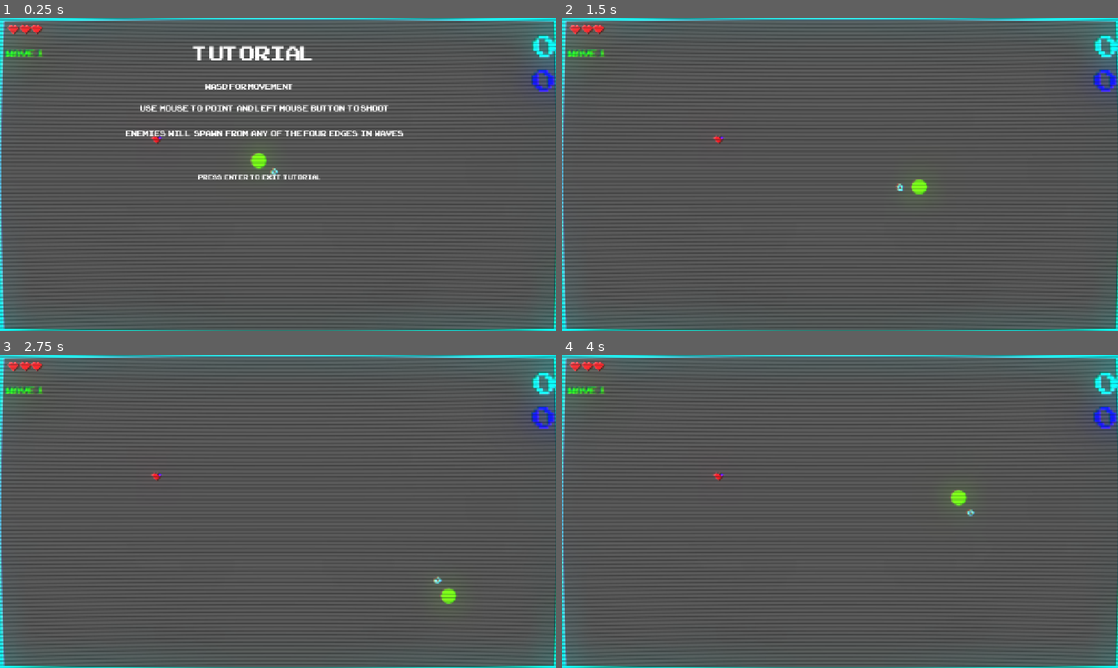
Above: before the commit, frames 1-4 (two rows, left to right).
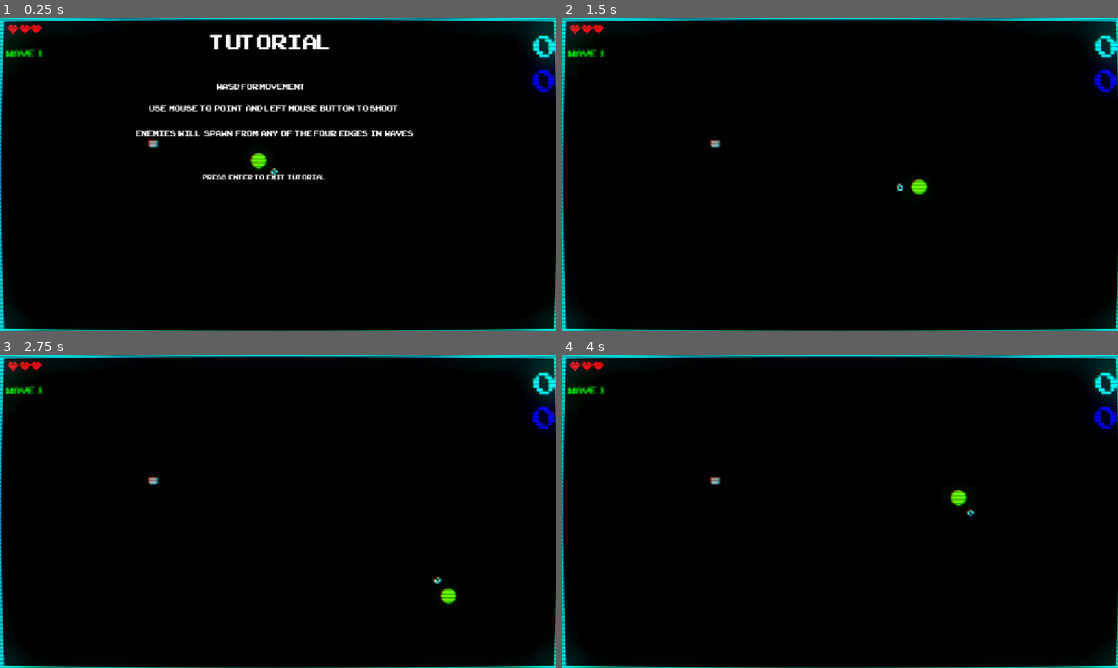
Above: after the commit, the same moments.

Repository: ktosox/GWJ80
Game: Godot game, scene res://level/test_level.tscn
Two runs of this game, one before a commit and one after it. Both use one fixed random seed, a clock stepped at 60 frames per second and the inputs below.
Inputs (mouse positions are in pixels of both pictures, inside the frame that each line leads up to):
- Up to frame 1 (0.25 s): no input
- Up to frame 2 (1.5 s): tap Enter (tutorial_exit) at 0.5 s; move the mouse to (962, 158) at 0.52 s; press the mouse at (962, 158) at 0.53 s; hold D (right) 0.53-1.28 s; move the mouse to (728, 190) at 1.27 s; release the mouse at (728, 190) at 1.28 s; hold Down (down) from 1.28 s (still down); click (728, 190) at 1.35 s
- Up to frame 3 (2.75 s): move the mouse to (333, 442) at 2.02 s; release Down (down) at 2.03 s; press the mouse at (333, 442) at 2.03 s; hold D (right) from 2.03 s (still down)
- Up to frame 4 (4 s): move the mouse to (812, 574) at 2.77 s; release D (right) at 2.78 s; release the mouse at (812, 574) at 2.78 s; hold W (up) 2.78-3.53 s; click (812, 574) at 2.85 s; move the mouse to (1006, 558) at 3.52 s; press the mouse at (1006, 558) at 3.53 s; hold A (left) from 3.53 s (still down)

The runs differ from the first frame. In frame 1, 99% of the frame differs, in the area x 0-100%, y 0-100%; in frame 2, 100%; in frame 3, 100%; in frame 4, 100%.

Commit message:
fixing up bugs

Diff:
--- a/Game/UI/tutorial/tutorial.tscn
+++ b/Game/UI/tutorial/tutorial.tscn
@@ -16,22 +16,25 @@
 offset_bottom = 40.0
 
 [node name="title" type="Label" parent="ui"]
-layout_mode = 0
-offset_left = 446.0
-offset_top = 49.0
-offset_right = 728.0
-offset_bottom = 114.0
+layout_mode = 1
+anchors_preset = 5
+anchor_left = 0.5
+anchor_right = 0.5
+offset_left = 465.0
+offset_top = 23.0
+offset_right = 747.0
+offset_bottom = 88.0
+grow_horizontal = 2
 theme_override_fonts/font = ExtResource("1_dqavn")
 text = "Tutorial"
 label_settings = SubResource("LabelSettings_1kcp8")
-horizontal_alignment = 1
 vertical_alignment = 1
 
 [node name="movement" type="Label" parent="ui"]
 layout_mode = 0
-offset_left = 472.0
+offset_left = 499.0
 offset_top = 144.0
-offset_right = 677.0
+offset_right = 704.0
 offset_bottom = 169.0
 theme_override_fonts/font = ExtResource("1_dqavn")
 theme_override_font_sizes/font_size = 24
@@ -39,9 +42,9 @@
 
 [node name="shooting" type="Label" parent="ui"]
 layout_mode = 0
-offset_left = 322.0
+offset_left = 343.0
 offset_top = 194.0
-offset_right = 895.0
+offset_right = 916.0
 offset_bottom = 226.0
 theme_override_fonts/font = ExtResource("1_dqavn")
 theme_override_font_sizes/font_size = 24
@@ -49,18 +52,18 @@
 
 [node name="enemies" type="Label" parent="ui"]
 layout_mode = 0
-offset_left = 289.0
+offset_left = 312.0
 offset_top = 252.0
-offset_right = 930.0
+offset_right = 953.0
 offset_bottom = 292.0
 theme_override_fonts/font = ExtResource("1_dqavn")
 theme_override_font_sizes/font_size = 24
 text = "Enemies  will  spawn  from  any  of  the four  edges  in  waves "
 
 [node name="Label" type="Label" parent="."]
-offset_left = 456.0
+offset_left = 466.0
 offset_top = 356.0
-offset_right = 732.0
+offset_right = 754.0
 offset_bottom = 392.0
 theme_override_fonts/font = ExtResource("1_dqavn")
 theme_override_font_sizes/font_size = 20
--- a/Game/UI/ui.tscn
+++ b/Game/UI/ui.tscn
@@ -145,4 +145,3 @@
 grow_horizontal = 2
 grow_vertical = 2
 mouse_filter = 2
-color = Color(0, 0, 0, 1)
--- a/Game/enemy/enemy_spawner.gd
+++ b/Game/enemy/enemy_spawner.gd
@@ -21,7 +21,7 @@
 		#random_enemy = randi_range(0, 2)
 	#
 	#get_enemy(random_enemy, spawn_pick_up)
-	var chosen_enemy_package = all_enemy_packages[max(0,wave-2+randi()%2)]
+	var chosen_enemy_package = all_enemy_packages[min(max(0,wave-2+randi()%2), 3)]
 	chosen_enemy_package.spawn_pick_up = spawn_pick_up
 	var new_enemy = create_enemy_from_package(chosen_enemy_package)
 	await get_tree().create_timer(0.5).timeout # give it a moment to prevent an error
--- a/Game/level/test_level.gd
+++ b/Game/level/test_level.gd
@@ -20,6 +20,7 @@
 	#print($enemy_spawners.get_child_count())
 	GameManager.set_health(3)
 	GameManager.set_score(0)
+	GameManager.pick_up_enabled =false
 	Global.load_game()
 
 	ui.get_node("Layout/Wave").text = "Wave "+str(wave)
@@ -45,5 +46,6 @@
 		pickup_enemy_count = 0
 
 func clear_enemies():
+	GameManager.current_score += $enemy_group_node.get_child_count()
 	for i in $enemy_group_node.get_children():
 		i.queue_free()
--- a/Game/level/test_level.tscn
+++ b/Game/level/test_level.tscn
@@ -76,7 +76,6 @@
 autostart = true
 
 [node name="FixedSquare" type="Sprite2D" parent="."]
-visible = false
 self_modulate = Color(0, 0, 0, 1)
 z_index = -10
 position = Vector2(547, 293)
@@ -85,6 +84,7 @@
 
 [node name="pickup" parent="." instance=ExtResource("6_xowea")]
 position = Vector2(353, 283)
+pickup_type = 3
 randomize_pickup = false
 
 [node name="LevelMusic" parent="." instance=ExtResource("7_kopq5")]
